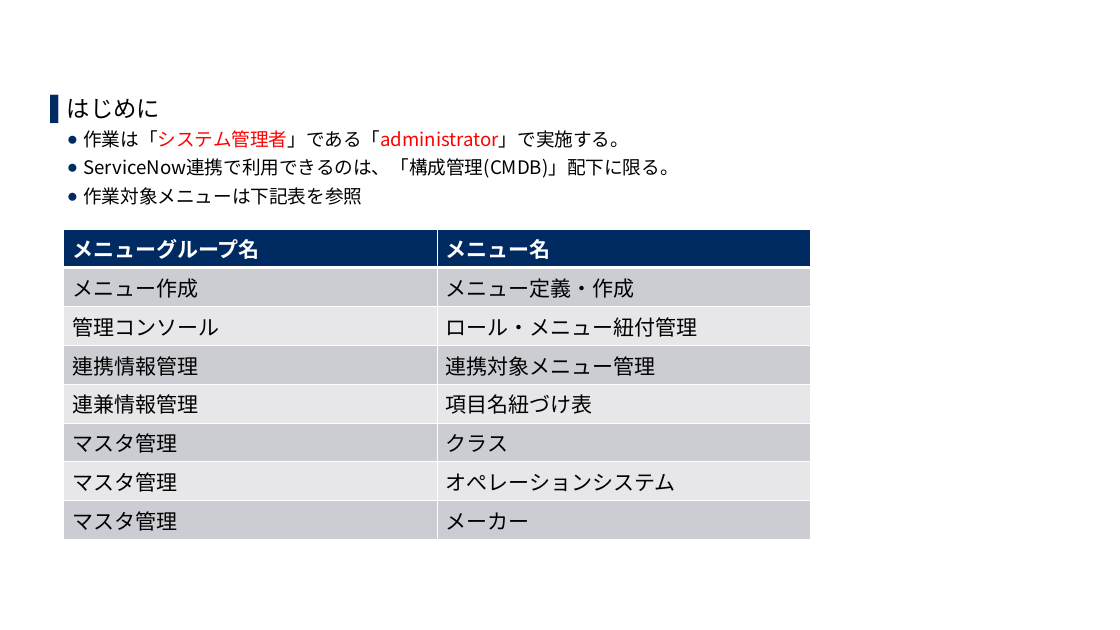
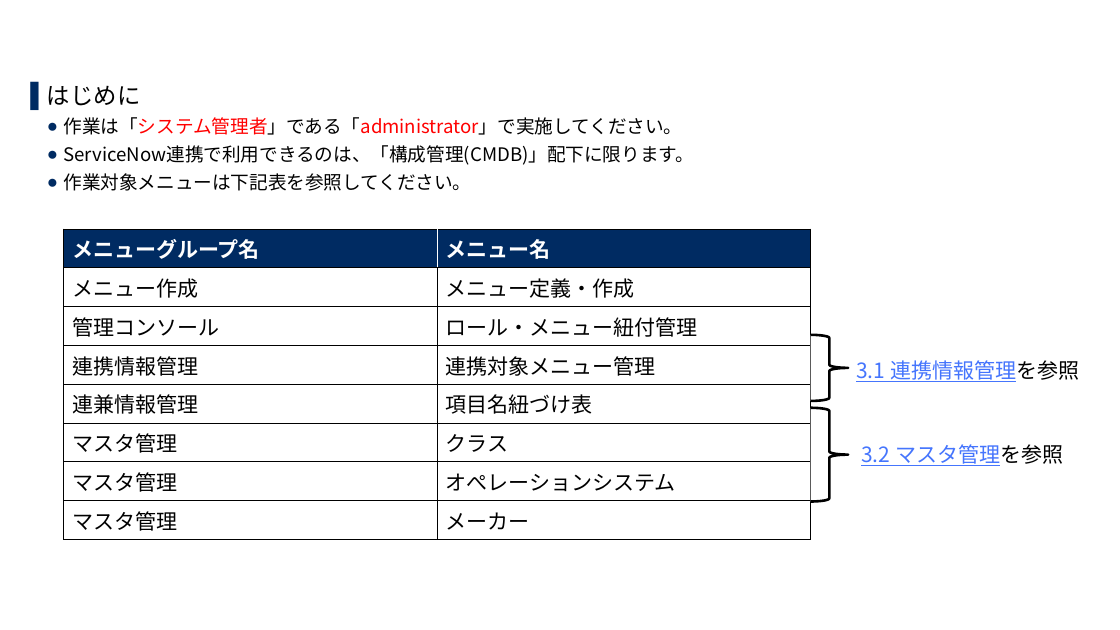
Before and after one commit to exastro-suite/SettingSamples-ServiceNow, a slide deck: slide 38 of docs/setting-samples-servicenow-install_ja.pptx (slide 40 before the commit). Drawn at 1120x630 pixels with LibreOffice and Linux fonts; fonts in the diff are those of the drawing; background and template pictures are left out. Boxes give left, top, right and bottom in pixels: in the first picture for what was removed or moved away, otherwise in the second. Text is boxed around its words. In the diff, an @@ line names an element or a change of style, - is before the commit and + after.

```diff
--- a/docs/setting-samples-servicenow-install_ja.pptx
+++ b/docs/setting-samples-servicenow-install_ja.pptx
@@ text "はじめに": place and size @@
-text "はじめに" at [67,98,678,205]
+text "はじめに" at [47,85,694,191]
@@ text at [63,117,694,191]: text changed @@
-  ● 作業は「システム管理者」である「administrator」で実施する。
-  ● ServiceNow連携で利用できるのは、「構成管理(CMDB)」配下に限る。
-  ● 作業対象メニューは下記表を参照
+  ● 作業は「システム管理者」である「administrator」で実施してください。
+  ● ServiceNow連携で利用できるのは、「構成管理(CMDB)」配下に限ります。
+  ● 作業対象メニューは下記表を参照してください。
@@ table at [64,229,810,535] @@
@@ fill #CCCDD3 to #FFFFFF in 8 cells @@
@@ fill #E7E8EA to #FFFFFF in 6 cells @@
@@ borders changed @@
@@ right brace added at [811,335,849,402], fill #FFFFFF, outline #000000 2.25 pt @@
@@ text added at [856,360,1079,382], 18 pt, text #4575FD, underline @@
+3.1 連携情報管理を参照
@@ right brace added at [811,408,849,502], fill #FFFFFF, outline #000000 2.25 pt @@
@@ text added at [861,444,1063,466], 18 pt, text #4575FD, underline @@
+3.2 マスタ管理を参照
```
Also in this commit, not shown: 19 other slides changed, 30 slides added, 42 slides removed, 1 other file.
